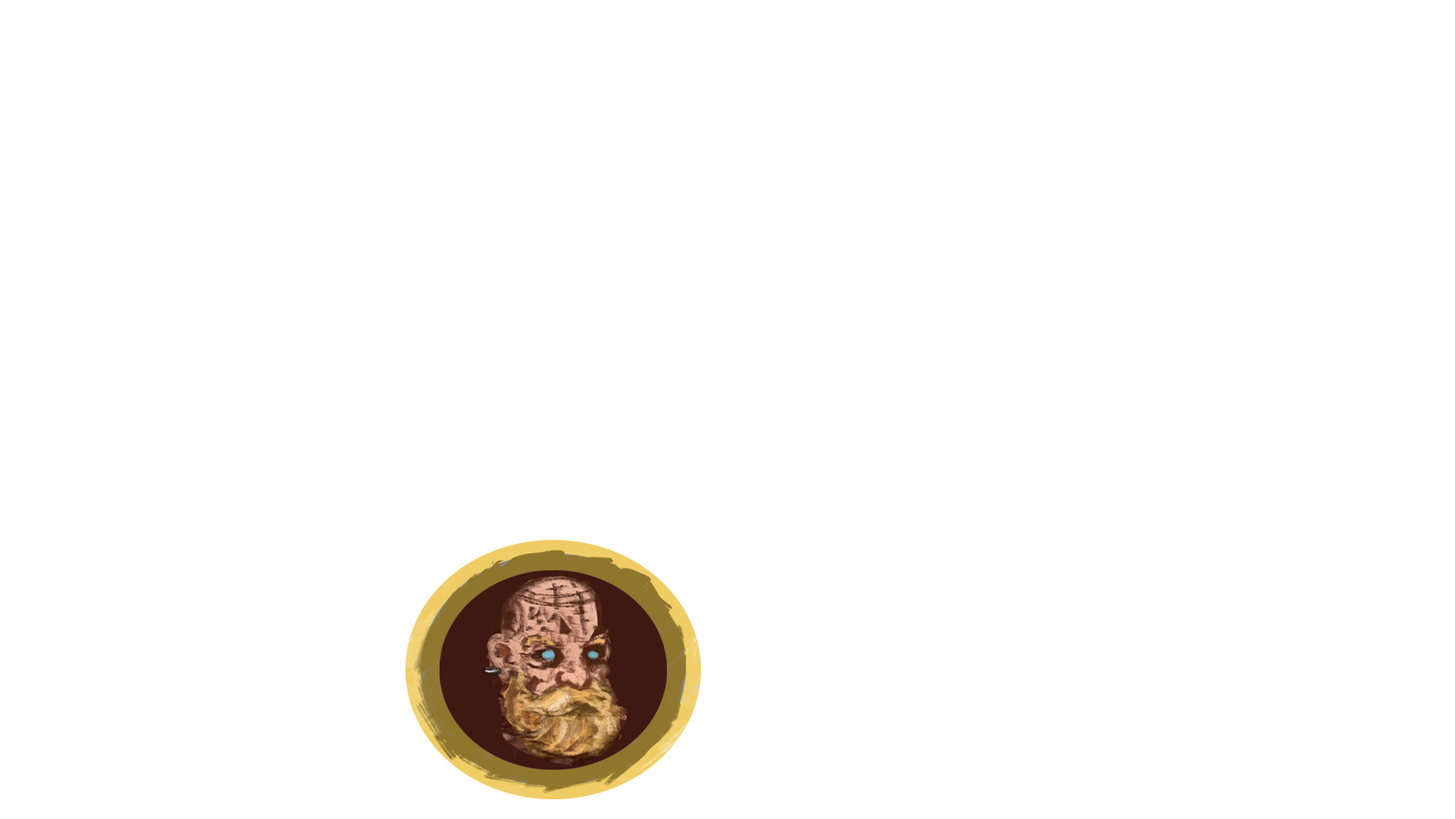
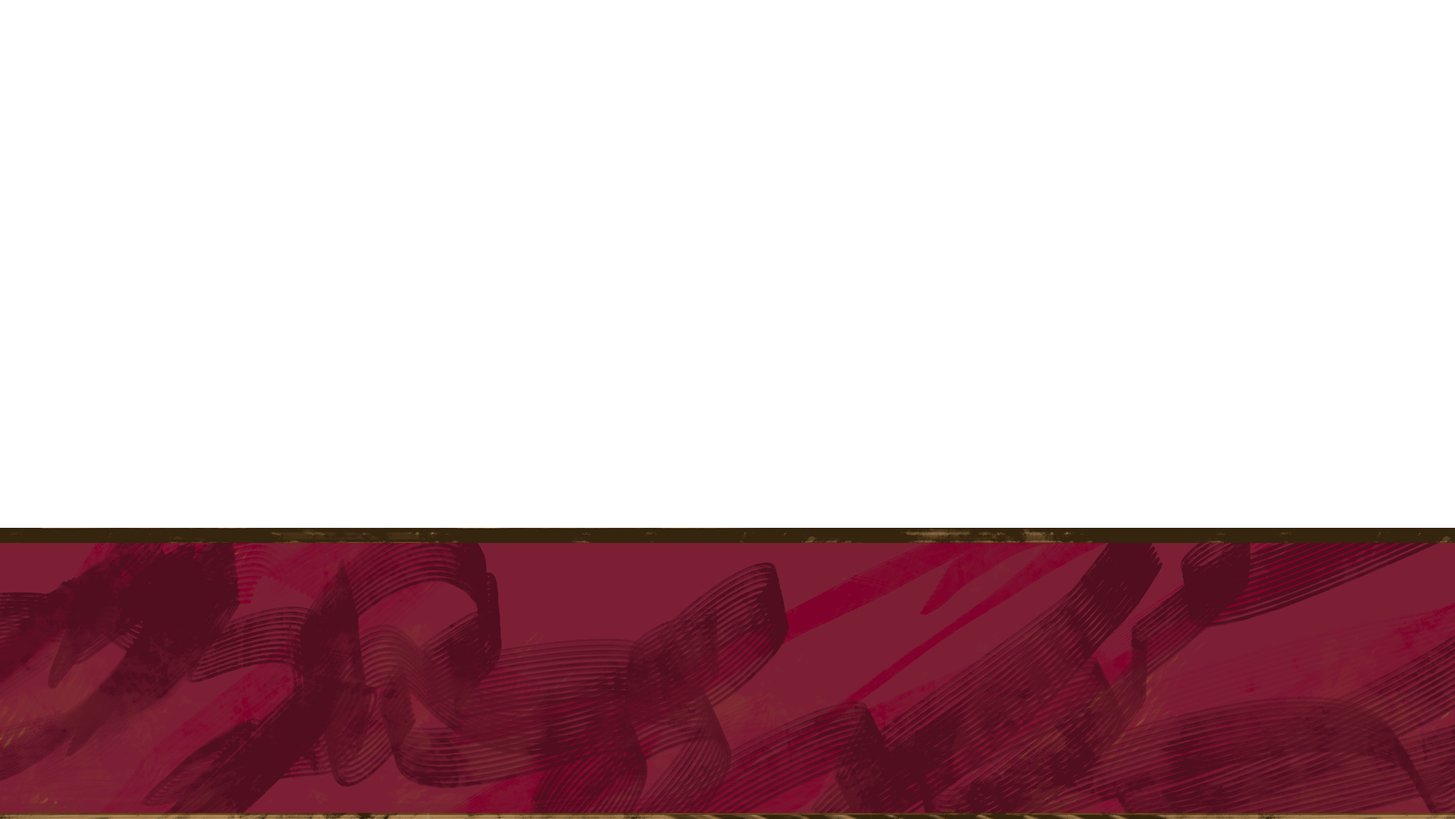
Two versions of the same layered image (1455px x 819px). Layer-by-layer changes:
hid group "Group 1" (4 layers) over box(405, 539, 702, 799)
hid "Layer 4" over box(439, 570, 668, 770)
showed "Layer 2", painted on it over box(0, 535, 1455, 813)
showed "Layer 1", painted on it over box(0, 527, 1455, 819)
